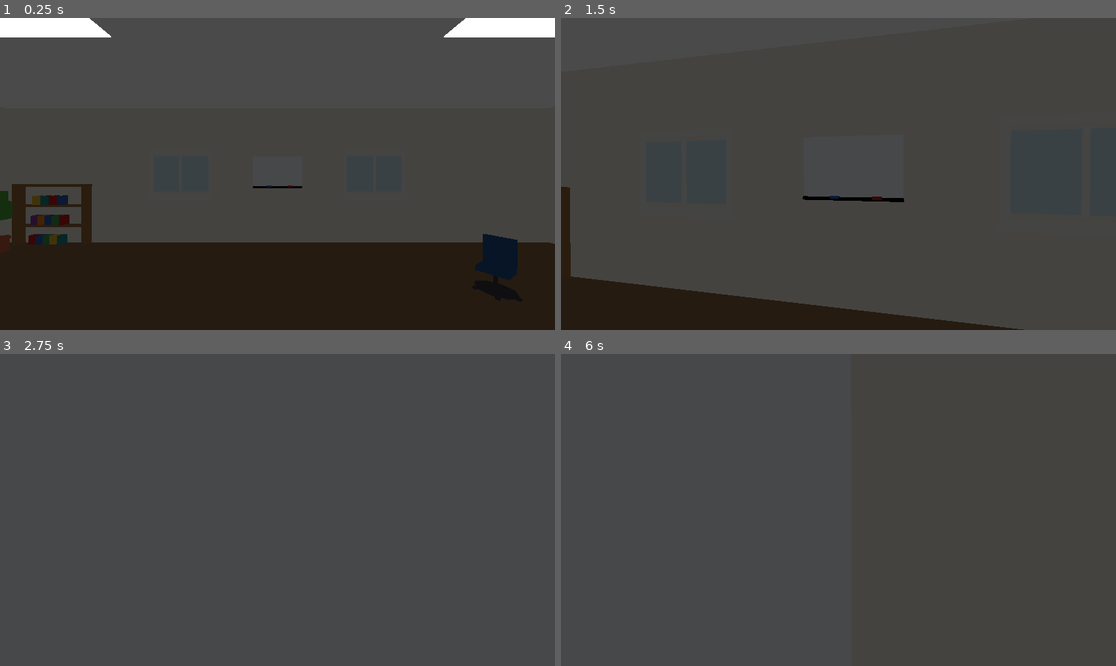
Above: before the commit, frames 1-4 (two rows, left to right).
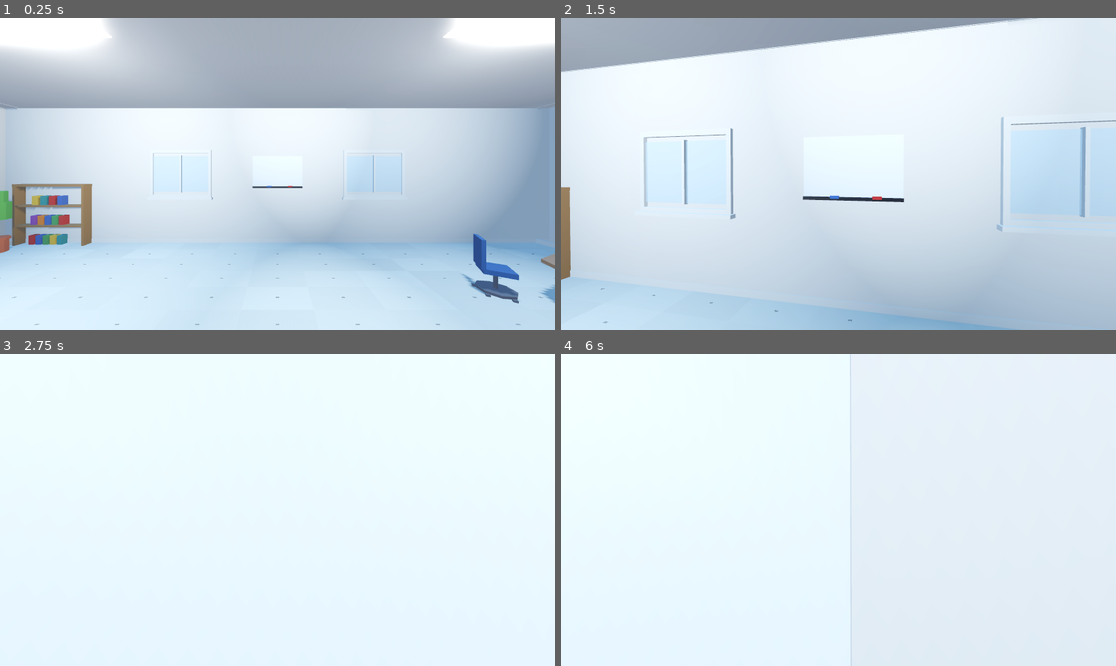
Above: after the commit, the same moments.

Repository: Ne-x-us-vault/Nexus_Blend
Game: Godot game, scene res://level_1.tscn
Two runs of this game, one before a commit and one after it. Both use one fixed random seed, a clock stepped at 60 frames per second and the inputs below.
Inputs (mouse positions are in pixels of both pictures, inside the frame that each line leads up to):
- Up to frame 1 (0.25 s): no input
- Up to frame 2 (1.5 s): tap Enter at 0.5 s; move the mouse to (866, 174) at 0.52 s; hold W (move_forward) from 0.53 s (still down); move the mouse to (810, 174) at 1.27 s
- Up to frame 3 (2.75 s): keep holding W (move_forward); move the mouse to (288, 503) at 2.02 s
- Up to frame 4 (6 s): tap Space at 2.75, 4.25, 5.75 s; move the mouse to (832, 516) at 2.77 s; tap Enter at 3.5, 5 s; move the mouse to (877, 513) at 3.52 s; move the mouse to (794, 506) at 4.27 s; move the mouse to (844, 510) at 5.02 s; move the mouse to (816, 503) at 5.77 s; release W (move_forward) at 5.78 s; hold D (move_right) from 5.78 s (still down)

The runs differ from the first frame. In frame 1, 98% of the frame differs, in the area x 0-100%, y 0-100%; in frame 2, 100%; in frame 3, 100%; in frame 4, 100%.

Commit message:
3D space fixed and updated

Diff:
--- a/godot_runtime/officegame/level_1.tscn
+++ b/godot_runtime/officegame/level_1.tscn
@@ -1,9 +1,77 @@
-[gd_scene load_steps=41 format=3 uid="uid://dto7g3317i8bs"]
+[gd_scene load_steps=44 format=3 uid="uid://dto7g3317i8bs"]
 
 [ext_resource type="Script" uid="uid://dj7khnewbdf4v" path="res://body.gd" id="1_3hls8"]
 [ext_resource type="Script" uid="uid://dq4fpygwbsyak" path="res://level_1.gd" id="1_hbghi"]
 
+[sub_resource type="ProceduralSkyMaterial" id="sky_mat"]
+sky_top_color = Color(0.28, 0.48, 0.8, 1)
+sky_horizon_color = Color(0.78, 0.83, 0.92, 1)
+ground_bottom_color = Color(0.36, 0.4, 0.46, 1)
+ground_horizon_color = Color(0.78, 0.83, 0.92, 1)
+sun_angle_max = 25.0
+sun_curve = 0.1
+
+[sub_resource type="Sky" id="Sky_ilcil"]
+sky_material = SubResource("sky_mat")
+
 [sub_resource type="Environment" id="Environment_ilcil"]
+background_mode = 2
+sky = SubResource("Sky_ilcil")
+ambient_light_source = 3
+ambient_light_sky_contribution = 0.8
+ambient_light_energy = 0.5
+tonemap_mode = 2
+tonemap_exposure = 0.9
+tonemap_white = 1.0
+fog_enabled = true
+fog_light_color = Color(0.82, 0.84, 0.88, 1)
+fog_light_energy = 0.6
+fog_density = 0.004
+fog_sky_affect = 0.2
+glow_enabled = true
+glow_normalized = true
+glow_intensity = 0.45
+glow_bloom = 0.08
+glow_blend_mode = 0
+glow_hdr_threshold = 1.0
+glow_hdr_scale = 2.0
+glow_levels/1 = true
+glow_levels/2 = true
+glow_levels/3 = true
+glow_levels/4 = true
+glow_levels/5 = true
+glow_levels/6 = true
+glow_levels/7 = true
+vignette_enabled = true
+
+[sub_resource type="Shader" id="floor_shader"]
+code = "shader_type spatial;
+render_mode diffuse_burley, specular_schlick_ggx;
+
+uniform vec3 tile_color : source_color = vec3(0.84, 0.82, 0.77);
+uniform vec3 grout_color : source_color = vec3(0.62, 0.6, 0.56);
+uniform float grout_width : hint_range(0.0, 0.1) = 0.02;
+uniform float tile_roughness : hint_range(0.0, 1.0) = 0.5;
+
+float hash(vec2 p) {
+	return fract(sin(dot(p, vec2(127.1, 311.7))) * 43758.5453);
+}
+
+void fragment() {
+	vec2 tiles = UV * vec2(20.0, 15.0);
+	vec2 cell = floor(tiles);
+	vec2 f = fract(tiles) - 0.5;
+	float grout_line = step(max(abs(f.x), abs(f.y)), grout_width);
+	float variation = mix(0.97, 1.03, hash(cell));
+	vec3 col = mix(tile_color * variation, grout_color, grout_line);
+	ALBEDO = col;
+	ROUGHNESS = mix(tile_roughness, 0.95, grout_line);
+	METALLIC = 0.0;
+}"
+
+[sub_resource type="ShaderMaterial" id="floor_material"]
+shader = SubResource("floor_shader")
+shader_parameter/grout_width = 0.025
 
 [sub_resource type="StandardMaterial3D" id="StandardMaterial3D_hbghi"]
 albedo_color = Color(0.541176, 0.419608, 0.309804, 1)
@@ -146,7 +214,6 @@
 metallic = 0
 
 [sub_resource type="StandardMaterial3D" id="glass_blue"]
-albedo_color = Color(0.7, 0.85, 0.95, 1)
 transparency = 1
 albedo_color = Color(0.7, 0.85, 0.95, 0.55)
 roughness = 0.1
@@ -171,7 +238,7 @@
 albedo_color = Color(1, 0.98, 0.92, 1)
 emission_enabled = true
 emission = Color(1, 0.95, 0.85, 1)
-emission_energy_multiplier = 1.6
+emission_energy_multiplier = 2.5
 roughness = 0.4
 metallic = 0
 
@@ -197,14 +264,19 @@
 environment = SubResource("Environment_ilcil")
 
 [node name="DirectionalLight3D" type="DirectionalLight3D" parent="."]
-transform = Transform3D(1, 0, 0, 0, 0.00897093, 0.99996, 0, -0.99996, 0.00897093, 0.00130081, 44.066, 0)
+transform = Transform3D(0.90631, -0.29884, 0.29884, 0, 0.70711, 0.70711, -0.42262, -0.64086, 0.64086, 0, 8, 0)
+light_color = Color(1, 0.965, 0.905, 1)
+light_energy = 1.1
 shadow_enabled = true
+shadow_blur = 2.0
+directional_shadow_max_distance = 40.0
+directional_shadow_fade_start = 0.6
 
 [node name="floor" type="CSGBox3D" parent="."]
 transform = Transform3D(1, 0, 0, 0, 1, 0, 0, 0, 1, 0, -0.1, 0)
 use_collision = true
 size = Vector3(20, 0.2, 15)
-material = SubResource("StandardMaterial3D_hbghi")
+material = SubResource("floor_material")
 
 [node name="Wall_North" type="CSGBox3D" parent="."]
 transform = Transform3D(1, 0, 0, 0, 1, 0, 0, 0, 1, 0, 2.5, -7.5)
@@ -241,6 +313,8 @@
 
 [node name="Camera3D" type="Camera3D" parent="Player/Body"]
 transform = Transform3D(1, 0, 0, 0, 1, 0, 0, 0, 1, 0, 1.6, 0)
+fov = 75.0
+near = 0.05
 
 [node name="ModelSpawn" type="Marker3D" parent="."]
 transform = Transform3D(1, 0, 0, 0, 1, 0, 0, 0, 1, 2, 0, -0.00571847)
@@ -250,7 +324,7 @@
 
 [node name="ImportedModel" type="Node3D" parent="."]
 
-[node name="Celing" type="CSGBox3D" parent="."]
+[node name="Ceiling" type="CSGBox3D" parent="."]
 transform = Transform3D(1, 0, 0, 0, 1, 0, 0, 0, 1, 0, 5, 0)
 size = Vector3(20, 0.2, 15)
 material = SubResource("StandardMaterial3D_ihfcg")
@@ -323,7 +397,7 @@
 
 [node name="Chair" type="Node3D" parent="OfficeFurniture/Workstations/Desk1"]
 
-transform = Transform3D(6.12323e-17, 0, 1, 0, 1, 0, -1, 0, 6.12323e-17, -7.5, 0, -4.5)
+transform = Transform3D(0, 0, -1, 0, 1, 0, 1, 0, 0, -7.5, 0, -4.5)
 
 [node name="Seat" type="CSGBox3D" parent="OfficeFurniture/Workstations/Desk1/Chair"]
 transform = Transform3D(1, 0, 0, 0, 1, 0, 0, 0, 1, 0, 0.48, 0)
@@ -444,7 +518,7 @@
 
 [node name="Chair" type="Node3D" parent="OfficeFurniture/Workstations/Desk2"]
 
-transform = Transform3D(6.12323e-17, 0, 1, 0, 1, 0, -1, 0, 6.12323e-17, -7.5, 0, -0.5)
+transform = Transform3D(0, 0, -1, 0, 1, 0, 1, 0, 0, -7.5, 0, -0.5)
 
 [node name="Seat" type="CSGBox3D" parent="OfficeFurniture/Workstations/Desk2/Chair"]
 transform = Transform3D(1, 0, 0, 0, 1, 0, 0, 0, 1, 0, 0.48, 0)
@@ -565,7 +639,7 @@
 
 [node name="Chair" type="Node3D" parent="OfficeFurniture/Workstations/Desk3"]
 
-transform = Transform3D(6.12323e-17, 0, 1, 0, 1, 0, -1, 0, 6.12323e-17, -7.5, 0, 3.5)
+transform = Transform3D(0, 0, -1, 0, 1, 0, 1, 0, 0, -7.5, 0, 3.5)
 
 [node name="Seat" type="CSGBox3D" parent="OfficeFurniture/Workstations/Desk3/Chair"]
 transform = Transform3D(1, 0, 0, 0, 1, 0, 0, 0, 1, 0, 0.48, 0)
@@ -712,7 +786,7 @@
 
 [node name="Chair210" type="Node3D" parent="OfficeFurniture/MeetingTable"]
 
-transform = Transform3D(0.5, 0, -0.866025, 0, 1, 0, 0.866025, 0, 0.5, 4.61436, 0, -4.3)
+transform = Transform3D(0.5, 0, 0.866025, 0, 1, 0, -0.866025, 0, 0.5, 4.61436, 0, -4.3)
 
 [node name="Seat" type="CSGBox3D" parent="OfficeFurniture/MeetingTable/Chair210"]
 transform = Transform3D(1, 0, 0, 0, 1, 0, 0, 0, 1, 0, 0.48, 0)
@@ -771,7 +845,7 @@
 
 [node name="Chair330" type="Node3D" parent="OfficeFurniture/MeetingTable"]
 
-transform = Transform3D(0.5, 0, 0.866025, 0, 1, 0, -0.866025, 0, 0.5, 7.38564, 0, -4.3)
+transform = Transform3D(0.5, 0, -0.866025, 0, 1, 0, 0.866025, 0, 0.5, 7.38564, 0, -4.3)
 
 [node name="Seat" type="CSGBox3D" parent="OfficeFurniture/MeetingTable/Chair330"]
 transform = Transform3D(1, 0, 0, 0, 1, 0, 0, 0, 1, 0, 0.48, 0)
@@ -1389,21 +1463,106 @@
 size = Vector3(2.2, 0.08, 1.1)
 material = SubResource("light_panel")
 
+[node name="Glow1" type="OmniLight3D" parent="OfficeFurniture/CeilingLights"]
+transform = Transform3D(1, 0, 0, 0, 1, 0, 0, 0, 1, -4, 4.85, -3)
+light_color = Color(1, 0.97, 0.91, 1)
+light_energy = 2.2
+light_angular_distance = 0.0
+omni_range = 9.0
+omni_attenuation = 1.2
+shadow_enabled = true
+shadow_blur = 2.0
+
 [node name="Light2" type="CSGBox3D" parent="OfficeFurniture/CeilingLights"]
 transform = Transform3D(1, 0, 0, 0, 1, 0, 0, 0, 1, -4, 4.92, 3)
 size = Vector3(2.2, 0.08, 1.1)
 material = SubResource("light_panel")
 
+[node name="Glow2" type="OmniLight3D" parent="OfficeFurniture/CeilingLights"]
+transform = Transform3D(1, 0, 0, 0, 1, 0, 0, 0, 1, -4, 4.85, 3)
+light_color = Color(1, 0.97, 0.91, 1)
+light_energy = 1.25
+omni_range = 7.5
+omni_attenuation = 1.2
+shadow_enabled = true
+shadow_blur = 2.0
+
 [node name="Light3" type="CSGBox3D" parent="OfficeFurniture/CeilingLights"]
 transform = Transform3D(1, 0, 0, 0, 1, 0, 0, 0, 1, 4, 4.92, -3)
 size = Vector3(2.2, 0.08, 1.1)
 material = SubResource("light_panel")
 
+[node name="Glow3" type="OmniLight3D" parent="OfficeFurniture/CeilingLights"]
+transform = Transform3D(1, 0, 0, 0, 1, 0, 0, 0, 1, 4, 4.85, -3)
+light_color = Color(1, 0.97, 0.91, 1)
+light_energy = 1.25
+omni_range = 7.5
+omni_attenuation = 1.2
+shadow_enabled = true
+shadow_blur = 2.0
+
 [node name="Light4" type="CSGBox3D" parent="OfficeFurniture/CeilingLights"]
 transform = Transform3D(1, 0, 0, 0, 1, 0, 0, 0, 1, 4, 4.92, 3)
 size = Vector3(2.2, 0.08, 1.1)
 material = SubResource("light_panel")
 
+[node name="Glow4" type="OmniLight3D" parent="OfficeFurniture/CeilingLights"]
+transform = Transform3D(1, 0, 0, 0, 1, 0, 0, 0, 1, 4, 4.85, 3)
+light_color = Color(1, 0.97, 0.91, 1)
+light_energy = 1.25
+omni_range = 7.5
+omni_attenuation = 1.2
+shadow_enabled = true
+shadow_blur = 2.0
+
+[node name="Baseboards" type="Node3D" parent="OfficeFurniture"]
+
+[node name="BB_North" type="CSGBox3D" parent="OfficeFurniture/Baseboards"]
+transform = Transform3D(1, 0, 0, 0, 1, 0, 0, 0, 1, 0, 0.075, -7.42)
+use_collision = true
+size = Vector3(20, 0.15, 0.06)
+material = SubResource("frame_white")
+
+[node name="BB_South" type="CSGBox3D" parent="OfficeFurniture/Baseboards"]
+transform = Transform3D(1, 0, 0, 0, 1, 0, 0, 0, 1, 0, 0.075, 7.42)
+use_collision = true
+size = Vector3(20, 0.15, 0.06)
+material = SubResource("frame_white")
+
+[node name="BB_East" type="CSGBox3D" parent="OfficeFurniture/Baseboards"]
+transform = Transform3D(1, 0, 0, 0, 1, 0, 0, 0, 1, 9.42, 0.075, 0)
+use_collision = true
+size = Vector3(0.06, 0.15, 15)
+material = SubResource("frame_white")
+
+[node name="BB_West" type="CSGBox3D" parent="OfficeFurniture/Baseboards"]
+transform = Transform3D(1, 0, 0, 0, 1, 0, 0, 0, 1, -9.42, 0.075, 0)
+use_collision = true
+size = Vector3(0.06, 0.15, 15)
+material = SubResource("frame_white")
+
+[node name="CrownMolding" type="Node3D" parent="OfficeFurniture"]
+
+[node name="CM_North" type="CSGBox3D" parent="OfficeFurniture/CrownMolding"]
+transform = Transform3D(1, 0, 0, 0, 1, 0, 0, 0, 1, 0, 4.94, -7.42)
+size = Vector3(20, 0.1, 0.06)
+material = SubResource("frame_white")
+
+[node name="CM_South" type="CSGBox3D" parent="OfficeFurniture/CrownMolding"]
+transform = Transform3D(1, 0, 0, 0, 1, 0, 0, 0, 1, 0, 4.94, 7.42)
+size = Vector3(20, 0.1, 0.06)
+material = SubResource("frame_white")
+
+[node name="CM_East" type="CSGBox3D" parent="OfficeFurniture/CrownMolding"]
+transform = Transform3D(1, 0, 0, 0, 1, 0, 0, 0, 1, 9.42, 4.94, 0)
+size = Vector3(0.06, 0.1, 15)
+material = SubResource("frame_white")
+
+[node name="CM_West" type="CSGBox3D" parent="OfficeFurniture/CrownMolding"]
+transform = Transform3D(1, 0, 0, 0, 1, 0, 0, 0, 1, -9.42, 4.94, 0)
+size = Vector3(0.06, 0.1, 15)
+material = SubResource("frame_white")
+
 [node name="WallDecor" type="Node3D" parent="OfficeFurniture"]
 
 [node name="Whiteboard" type="CSGBox3D" parent="OfficeFurniture/WallDecor"]
--- a/godot_runtime/officegame/project.godot
+++ b/godot_runtime/officegame/project.godot
@@ -42,3 +42,7 @@
 
 renderer/rendering_method="gl_compatibility"
 renderer/rendering_method.mobile="gl_compatibility"
+anti_aliasing/quality/msaa_3d=2
+lights_and_shadows/directional_shadow/soft_shadow_filter_quality=2
+lights_and_shadows/positional_shadow/soft_shadow_filter_quality=2
+environment/defaults/default_clear_color=Color(0.78, 0.83, 0.92, 1)
Binary file changed: godot_runtime/officegame/exports/submission.glb
Not shown, changed: shared/exports/submission.glb
